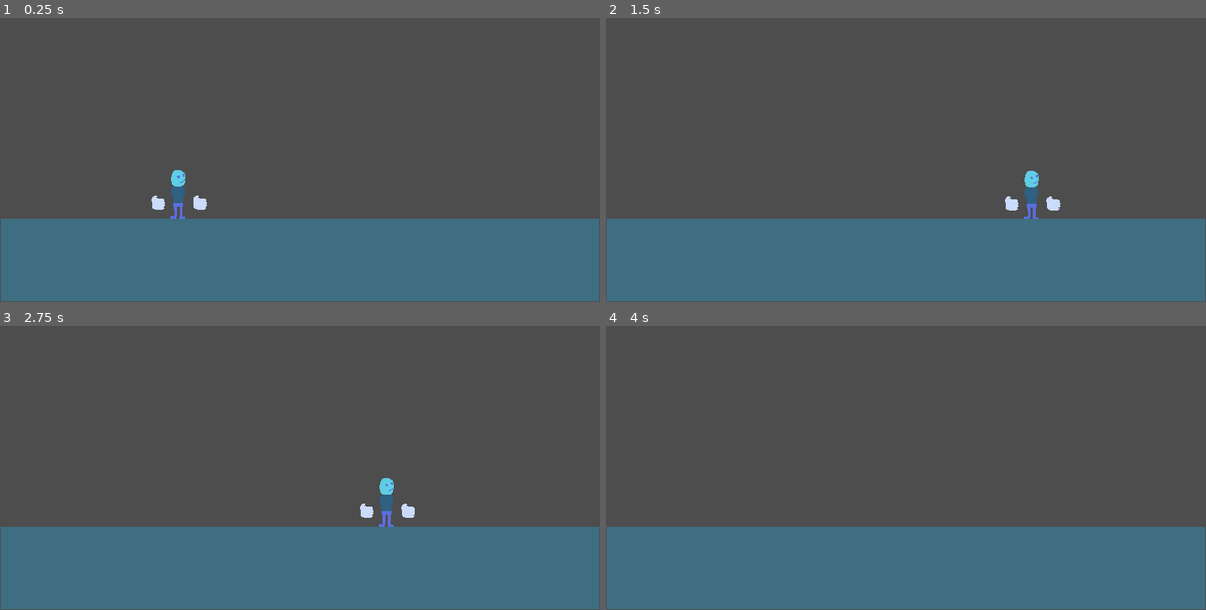
Above: before the commit, frames 1-4 (two rows, left to right).
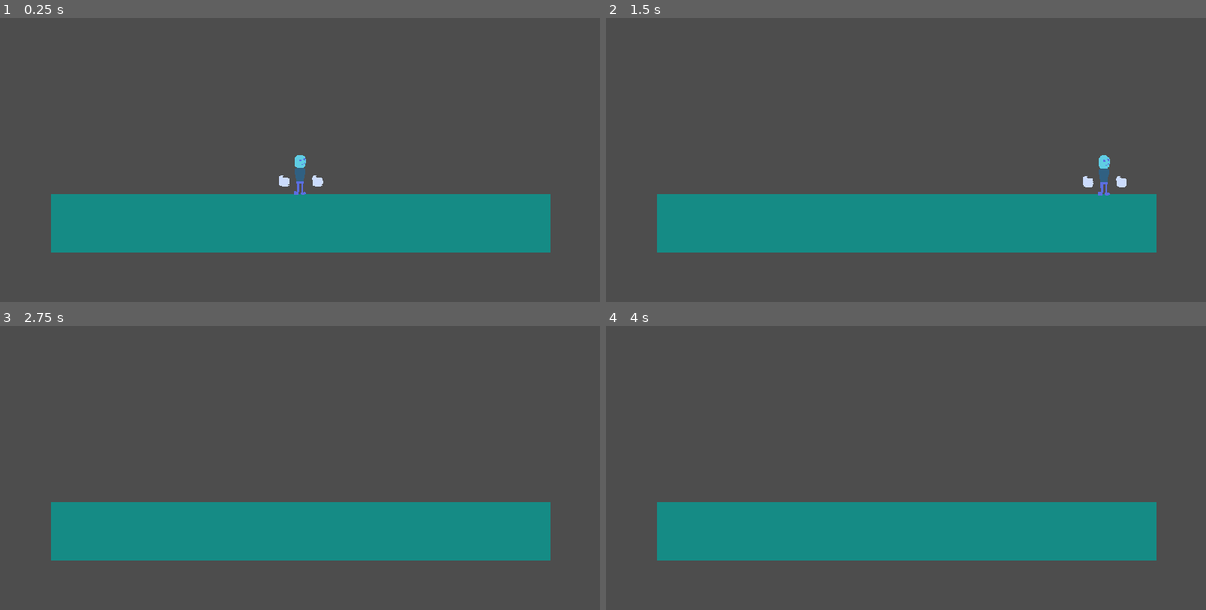
Above: after the commit, the same moments.

Repository: CodeGurke/Working-Title
Game: Godot game, scene res://src/scenes/main.tscn
Same seed, same stepped clock (60 frames per second), same inputs: the game is played once before the commit and once after it.
Inputs:
- Up to frame 1 (0.25 s): no input
- Up to frame 2 (1.5 s): hold D (move_right) from 0.53 s (still down); tap W (move_up) at 0.77 s
- Up to frame 3 (2.75 s): tap W (move_up) at 1.52 s; release D (move_right) at 2.03 s; hold A (move_left) from 2.03 s (still down)
- Up to frame 4 (4 s): release A (move_left) at 2.78 s; hold D (move_right) from 2.78 s (still down); tap W (move_up) at 3.02, 3.77 s

The runs differ from the first frame. In frame 1, 37% of the frame differs, in the area x 0-100%, y 48-100%; in frame 2, 37%; in frame 3, 36%; in frame 4, 36%.

Commit message:
An Modularität gearbeitet & arbeit an hurtboxen

Diff:
--- /dev/null
+++ b/working-title/src/maps/test_map.tscn
@@ -0,0 +1,27 @@
+[gd_scene load_steps=3 format=3 uid="uid://dri8vq05qchlb"]
+
+[sub_resource type="RectangleShape2D" id="RectangleShape2D_fmy30"]
+size = Vector2(1200, 140)
+
+[sub_resource type="RectangleShape2D" id="RectangleShape2D_dek8x"]
+size = Vector2(1702, 1281)
+
+[node name="test_map" type="Node2D"]
+
+[node name="map_collision" type="StaticBody2D" parent="."]
+
+[node name="ColorRect" type="ColorRect" parent="map_collision"]
+offset_left = -600.0
+offset_right = 600.0
+offset_bottom = 140.0
+color = Color(0.0845408, 0.544118, 0.520577, 1)
+
+[node name="CollisionShape2D" type="CollisionShape2D" parent="map_collision"]
+position = Vector2(0, 70)
+shape = SubResource("RectangleShape2D_fmy30")
+
+[node name="player_zone" type="Area2D" parent="."]
+
+[node name="CollisionShape2D" type="CollisionShape2D" parent="player_zone"]
+position = Vector2(0, -316.5)
+shape = SubResource("RectangleShape2D_dek8x")
--- a/working-title/src/player/character.gd
+++ b/working-title/src/player/character.gd
@@ -2,24 +2,31 @@
 extends Node2D
 
 
-# gets access to the part that is being used
-# TODO make the parts selectable and change here automatically
-const SELECTED_LEGS : = preload("res://src/player/parts/legs/legs_standart.tscn")
-const SELECTED_BODY : = preload("res://src/player/parts/body/body.tscn")
-const SELECTED_HEAD : = preload("res://src/player/parts/head/head.tscn")
-const SELECTED_HAND_L : = preload("res://src/player/parts/hands/hand.tscn")
-const SELECTED_HAND_R : = preload("res://src/player/parts/hands/hand.tscn")
-
-# saves the instant of the part for later use like calling functions
-var legs : CharacterBody2D = SELECTED_LEGS.instantiate()
-var body : CharacterBody2D = SELECTED_BODY.instantiate()
-var head : CharacterBody2D = SELECTED_HEAD.instantiate()
-var hand_l : CharacterBody2D = SELECTED_HAND_L.instantiate()
-var hand_r : CharacterBody2D = SELECTED_HAND_R.instantiate()
+# holds the instances of the individual body parts to access later using code
+var legs : CharacterBody2D
+var body : CharacterBody2D
+var head : CharacterBody2D
+var hand_l : CharacterBody2D
+var hand_r : CharacterBody2D
 
 
-# call at start to build the players character
+# is processed every frame
+func _process(delta):
+	update_position()
+
+
+# this function is called by the player script to build the players character
 func build_body() -> void:
+	# selected parts are stored in player and accessed here
+	var parts : Array[PackedScene] = get_parent().get_selected_parts()
+
+	# instantiates every part of the players body
+	legs = parts[0].instantiate()
+	body = parts[1].instantiate()
+	head = parts[2].instantiate()
+	hand_l = parts[3].instantiate()
+	hand_r = parts[4].instantiate()
+
 	# build the character body from the legs up
 	%character.add_child(legs)
 	%character.add_child(body)
@@ -27,9 +34,15 @@
 	%character.add_child(hand_l)
 	%character.add_child(hand_r)
 
+	# connects the hurtboxes of the individual body parts to a function
+	$legs/Area2D.area_entered.connect(hitbox_entered_hurtbox.bind($legs/Area2D))
+	$body/Area2D.area_entered.connect(hitbox_entered_hurtbox.bind($body/Area2D))
+	$head/Area2D.area_entered.connect(hitbox_entered_hurtbox.bind($head/Area2D))
+
 	update_position()
 
 
+# this is used to change the rest of the body to movement of the piece the layer down
 func update_position() -> void:
 	body.global_position = legs.get_connector_position()
 	head.global_position = body.get_connector_position()
@@ -39,5 +52,6 @@
 	hand_r.global_position.x -= 50
 
 
-func _process(delta):
-	update_position()
+# function to check the hitbox that entered a hurtbox / ! unclear if hurtbox is assigned
+func hitbox_entered_hurtbox(hitbox : Area2D, hurtbox : Area2D) -> void:
+	pass
--- a/working-title/src/player/parts/body/body.tscn
+++ b/working-title/src/player/parts/body/body.tscn
@@ -1,7 +1,8 @@
-[gd_scene load_steps=4 format=3 uid="uid://bp5octkfkepoc"]
+[gd_scene load_steps=5 format=3 uid="uid://bp5octkfkepoc"]
 
 [ext_resource type="Texture2D" uid="uid://5mstqy1tlfk5" path="res://src/player/parts/body/Body_Test.png" id="1_logq1"]
 [ext_resource type="Script" path="res://src/player/parts/body/body.gd" id="1_r3gvl"]
+[ext_resource type="Script" path="res://src/player/parts/hurtbox.gd" id="3_o5v2p"]
 
 [sub_resource type="RectangleShape2D" id="RectangleShape2D_kx6d7"]
 size = Vector2(20, 32)
@@ -17,7 +18,8 @@
 unique_name_in_owner = true
 position = Vector2(0, -32)
 
-[node name="Area2D" type="Area2D" parent="." groups=["player"]]
+[node name="Area2D" type="Area2D" parent="."]
+script = ExtResource("3_o5v2p")
 
 [node name="CollisionShape2D" type="CollisionShape2D" parent="Area2D"]
 light_mask = 0
--- a/working-title/src/player/parts/head/head.tscn
+++ b/working-title/src/player/parts/head/head.tscn
@@ -11,7 +11,7 @@
 position = Vector2(0, -16)
 texture = ExtResource("1_lrcgh")
 
-[node name="Area2D" type="Area2D" parent="." groups=["player"]]
+[node name="Area2D" type="Area2D" parent="."]
 
 [node name="CollisionShape2D" type="CollisionShape2D" parent="Area2D"]
 position = Vector2(0, -15)
--- /dev/null
+++ b/working-title/src/player/parts/hurtbox.gd
@@ -0,0 +1 @@
+extends Area2D
--- a/working-title/src/player/parts/legs/legs_standart.tscn
+++ b/working-title/src/player/parts/legs/legs_standart.tscn
@@ -1,7 +1,8 @@
-[gd_scene load_steps=7 format=3 uid="uid://qr02efw701mf"]
+[gd_scene load_steps=8 format=3 uid="uid://qr02efw701mf"]
 
 [ext_resource type="Script" path="res://src/player/parts/legs/legs.gd" id="1_q3q18"]
 [ext_resource type="Texture2D" uid="uid://biokj278x2sp0" path="res://src/player/parts/legs/Legs_Test.png" id="2_2aex2"]
+[ext_resource type="Script" path="res://src/player/parts/hurtbox.gd" id="3_3l3p7"]
 
 [sub_resource type="RectangleShape2D" id="RectangleShape2D_lvy2k"]
 size = Vector2(16, 32)
@@ -67,7 +68,8 @@
 unique_name_in_owner = true
 position = Vector2(0, -32)
 
-[node name="Area2D" type="Area2D" parent="." groups=["player"]]
+[node name="Area2D" type="Area2D" parent="."]
+script = ExtResource("3_3l3p7")
 
 [node name="CollisionShape2D" type="CollisionShape2D" parent="Area2D"]
 light_mask = 0
--- a/working-title/src/player/player.gd
+++ b/working-title/src/player/player.gd
@@ -2,14 +2,19 @@
 
 
 # holds the player characters stats
-# TODO should probably be moved to the character Node
+# TODO the next 3 lines should probably be moved to the character Node
 var speed : int = 500
 var jump_force : int = -2000
 var gravity : int = ProjectSettings.get_setting("physics/2d/default_gravity")
 
 
+# gets access to the part that is being used
+# TODO make the parts selectable and change here automatically
+var selected_parts : Array[PackedScene]
+
 # when everything is loaded builds the players character
 func _ready() -> void:
+	test_auto()
 	%character.build_body()
 
 
@@ -23,3 +28,16 @@
 	velocity.y += gravity
 
 	move_and_slide()
+
+
+func select_parts(legs : PackedScene, body : PackedScene, head : PackedScene, hand_l : PackedScene, hand_r : PackedScene) -> void:
+	selected_parts = [legs, body, head, hand_l, hand_r]
+
+
+func get_selected_parts() -> Array[PackedScene]:
+	return selected_parts
+
+
+# this function is for testing purposeses because a character builder is not built yet
+func test_auto() -> void:
+	select_parts(preload("res://src/player/parts/legs/legs_standart.tscn"), preload("res://src/player/parts/body/body.tscn"), preload("res://src/player/parts/head/head.tscn"), preload("res://src/player/parts/hands/hand.tscn"), preload("res://src/player/parts/hands/hand.tscn"))
--- a/working-title/src/player/player.tscn
+++ b/working-title/src/player/player.tscn
@@ -10,7 +10,7 @@
 [node name="player" type="CharacterBody2D"]
 script = ExtResource("1_njt6n")
 
-[node name="character" type="Node2D" parent="." groups=["player"]]
+[node name="character" type="Node2D" parent="."]
 unique_name_in_owner = true
 script = ExtResource("2_f4s8n")
 
--- /dev/null
+++ b/working-title/src/scenes/game_controller.gd
@@ -0,0 +1,5 @@
+extends Node
+
+
+const player_1 : = preload("res://src/player/player.tscn")
+const player_2 : = preload("res://src/player/player.tscn")
--- a/working-title/src/scenes/main.tscn
+++ b/working-title/src/scenes/main.tscn
@@ -1,24 +1,21 @@
-[gd_scene load_steps=3 format=3 uid="uid://57qpw253oheg"]
+[gd_scene load_steps=4 format=3 uid="uid://57qpw253oheg"]
 
 [ext_resource type="PackedScene" uid="uid://c8vyybnfvcs4g" path="res://src/player/player.tscn" id="1_b7yiy"]
-
-[sub_resource type="RectangleShape2D" id="RectangleShape2D_1j5xg"]
-size = Vector2(1153.5, 158.5)
+[ext_resource type="PackedScene" uid="uid://dri8vq05qchlb" path="res://src/maps/test_map.tscn" id="2_1ijp4"]
+[ext_resource type="Script" path="res://src/scenes/game_controller.gd" id="3_yp04u"]
 
 [node name="main" type="Node"]
 
-[node name="player" parent="." instance=ExtResource("1_b7yiy")]
-position = Vector2(342, 409)
+[node name="map" type="Node2D" parent="."]
 
-[node name="Area2D" type="StaticBody2D" parent="."]
+[node name="test_map" parent="map" instance=ExtResource("2_1ijp4")]
 
-[node name="CollisionShape2D" type="CollisionShape2D" parent="Area2D"]
-position = Vector2(577.25, 568.25)
-shape = SubResource("RectangleShape2D_1j5xg")
+[node name="player" parent="map" instance=ExtResource("1_b7yiy")]
+position = Vector2(-2, -65)
 
-[node name="ColorRect" type="ColorRect" parent="Area2D"]
-offset_left = 1.0
-offset_top = 488.0
-offset_right = 1150.0
-offset_bottom = 646.0
-color = Color(0.248408, 0.433118, 0.511045, 1)
+[node name="game_controller" type="Node" parent="map"]
+script = ExtResource("3_yp04u")
+
+[node name="camera" type="Camera2D" parent="."]
+position = Vector2(-2, -146)
+zoom = Vector2(0.8, 0.8)
